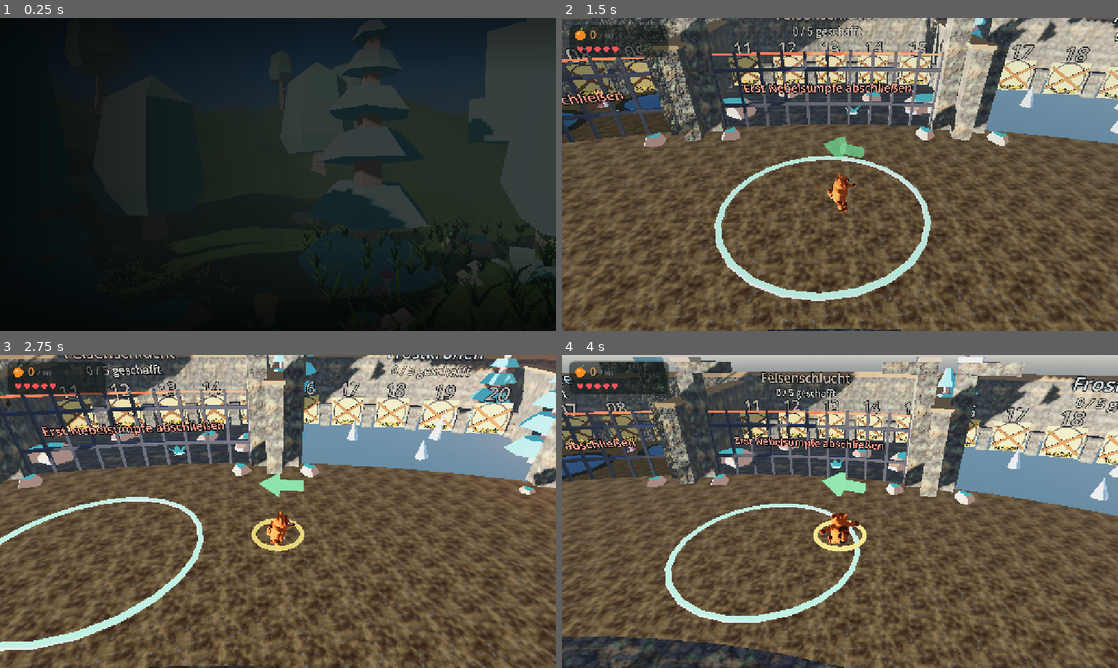
Above: before the commit, frames 1-4 (two rows, left to right).
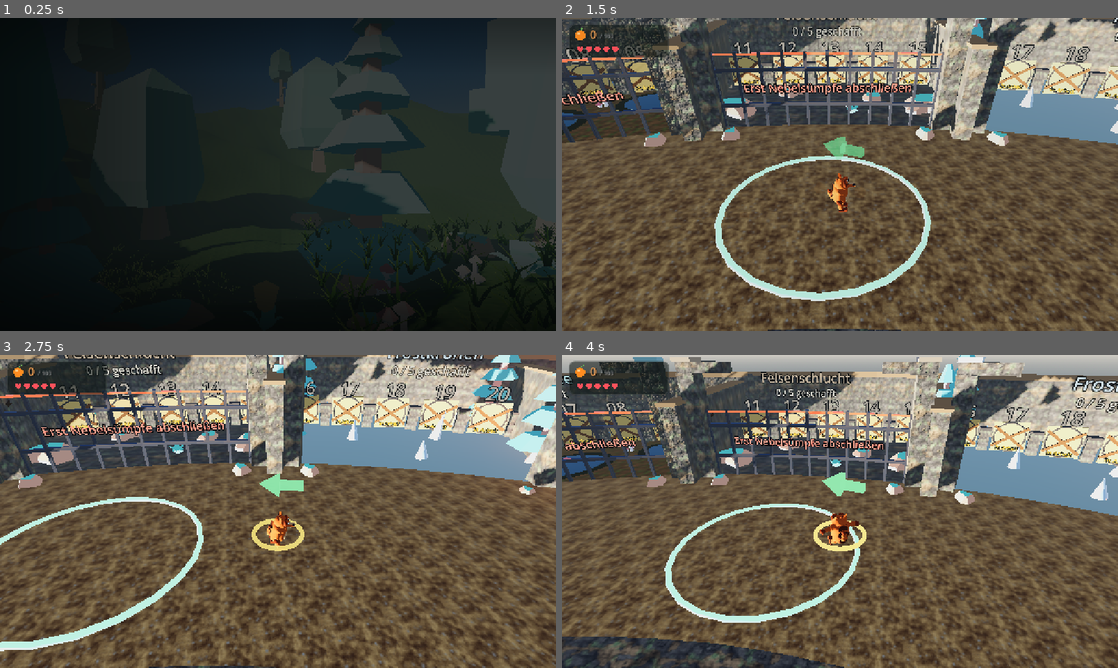
Above: after the commit, the same moments.

Repository: Phat-shot/Banooka
Game: Godot game, scene res://scenes/ui/Splash.tscn
The game is run twice, just before and just after one commit, with the same random seed, the same clock (stepped at 60 frames per second) and the same inputs.
Inputs (mouse positions are in pixels of both pictures, inside the frame that each line leads up to):
- Up to frame 1 (0.25 s): no input
- Up to frame 2 (1.5 s): tap Enter (ui_accept) at 0.5 s; move the mouse to (962, 158) at 0.52 s; hold D (move_right) 0.53-1.25 s; tap J (spin) at 0.6 s; click (962, 158) at 0.67 s; tap Space (jump) at 0.77 s; drag from (728, 190) to (812, 237) at 1.27 s
- Up to frame 3 (2.75 s): move the mouse to (333, 442) at 2.02 s; hold D (move_right) from 2.03 s (still down); tap J (spin) at 2.1 s
- Up to frame 4 (4 s): release D (move_right) at 2.75 s; drag from (812, 574) to (673, 464) at 2.77 s; move the mouse to (1006, 558) at 3.52 s; hold A (move_left) from 3.53 s (still down); tap J (spin) at 3.6 s; tap Space (jump) at 3.77 s

The runs differ from the first frame. In frame 1, 4.7% of the frame differs, in the area x 51-100%, y 1-94%; in frame 2, 0.2%; in frame 3, 1.5%; in frame 4, 0.4%.

Commit message:
Bäume auf den Boden, Gegner richtig herum, Käfer statt Marienkäfer
Drei Meldungen abgearbeitet.

Bäume hingen in der Luft: `Fremdmodelle.nimm()` skalierte fremde Modelle
zwar auf die gewünschte Höhe, setzte aber die Unterkante nie auf den
Boden. Wo der Ursprung einer fremden Datei liegt, ist nicht verlässlich –
die Gegnerfassung machte das längst richtig, die Props nicht. Jetzt beide.

Gegner liefen rückwärts: Die Modelle blicken nach +Z, das Spiel erwartet
−Z. Nachgemessen mit einer neuen Vorderansicht in der Modellschau, die
alle drei ihre Rückseite zeigen ließ. Sie bekommen jetzt eine halbe
Drehung mit.

Der Marienkäfer bleibt als Form – ein gewölbter Panzer ist genau das,
worauf man springt –, wird aber umgefärbt: bronzener Panzer statt rot,
schwarze Zeichnung bleibt. Ein Marienkäfer ist kein Gegner, den man
zertritt. Fremdmodelle können dafür jetzt einzelne Materialien über ihren
glTF-Namen umfärben; CC0 erlaubt die Änderung, sie steht in CREDITS.

Geprüft wird das ab jetzt: `level_check.gd` misst die SICHTBARE Unterkante
jedes Baums gegen den Boden darunter. Nur Bäume mit Kollision zählen –
die 58 Kronen in der Schluchtwand und der Bestand auf dem Waldboden
stecken absichtlich nicht auf festem Grund. Ergebnis Level 01: 1 von 211
auffällig (ohne fremde Modelle 2), vorher waren es dieselben Zahlen. Die
Levels 02–06 tragen ausschließlich kollisionsfreie Deko-Bäume, dort kann
die Prüfung nichts sagen.

Nebenbei in der Modellschau berichtigt: `look_at` lief vor `add_child`,
der Knoten war also noch nicht im Baum. Die bisherigen Bilder klappten nur
zufällig, weil die Standarddrehung passte; die neue Vorderansicht zeigte
ins Leere. Außerdem steht die Kamera jetzt nah genug, dass man etwas
erkennt, und `MODELLSCHAU_NUR` grenzt auf einzelne Modelle ein.

Co-Authored-By: Claude Opus 5 (1M context) <noreply@anthropic.com>

Diff:
--- a/scenes/enemies/gegner.gd
+++ b/scenes/enemies/gegner.gd
@@ -112,7 +112,8 @@
 
 ## Datei und Zielgröße eines mitgelieferten Modells für diesen Gegner,
 ## z. B. {"datei": "kroete", "groesse": 1.1}. Leer = nur die eigene Optik.
-## Mit {"nach_hoehe": true} zählt die Höhe statt der größten Achse.
+## Mit {"nach_hoehe": true} zählt die Höhe statt der größten Achse,
+## {"drehung": PI} dreht das Modell, {"farben": {...}} färbt Materialien um.
 func fremdmodell() -> Dictionary:
 	return {}
 
@@ -129,7 +130,9 @@
 		return
 	var figur := Fremdmodelle.gegner(String(angabe.get("datei", "")),
 			float(angabe.get("groesse", 1.0)),
-			bool(angabe.get("nach_hoehe", false)))
+			bool(angabe.get("nach_hoehe", false)),
+			float(angabe.get("drehung", 0.0)),
+			angabe.get("farben", {}) as Dictionary)
 	if figur == null:
 		return
 	for kind in modell.get_children():
--- a/scenes/enemies/panzerkaefer.gd
+++ b/scenes/enemies/panzerkaefer.gd
@@ -38,7 +38,15 @@
 ## Mitgeliefertes Modell für diesen Gegner.
 ## Marienkäfer von Exceptional_3D – roter Panzer, gut lesbar von oben.
 func fremdmodell() -> Dictionary:
-	return {"datei": "kaefer", "groesse": 1.30}
+	# Die Form stimmt – ein gewölbter Panzer ist genau das, worauf man
+	# springt. Die Farbe stimmte nicht: Ein Marienkäfer ist kein Gegner,
+	# den man zertritt. Der Panzer wird deshalb in warmes Bronze umgefärbt,
+	# die schwarzen Flecken bleiben als Zeichnung stehen. CC0 erlaubt das;
+	# die Änderung ist in assets/CREDITS.md vermerkt.
+	return {
+		"datei": "kaefer", "groesse": 1.30, "drehung": PI,
+		"farben": {"red": Color(0.56, 0.31, 0.07)},
+	}
 
 
 func _baue() -> void:
--- a/scenes/enemies/stelzenspinne.gd
+++ b/scenes/enemies/stelzenspinne.gd
@@ -48,7 +48,8 @@
 ## eingepasst stünde es zu tief über dem Boden – und dann fehlt die Lücke,
 ## durch die man rutschen soll.
 func fremdmodell() -> Dictionary:
-	return {"datei": "spinne", "groesse": 1.30, "nach_hoehe": true}
+	return {"datei": "spinne", "groesse": 1.30, "nach_hoehe": true,
+			"drehung": PI}
 
 
 # ---------------------------------------------------------- Optik
--- a/scenes/enemies/sumpfkroete.gd
+++ b/scenes/enemies/sumpfkroete.gd
@@ -54,7 +54,9 @@
 ## Mitgeliefertes Modell für diesen Gegner.
 ## Laubfrosch von Quaternius – flach und breit wie die eigene Kröte.
 func fremdmodell() -> Dictionary:
-	return {"datei": "kroete", "groesse": 1.15}
+	# Das Modell blickt nach +Z, das Spiel erwartet −Z – ohne die halbe
+	# Drehung hüpft die Kröte rückwärts.
+	return {"datei": "kroete", "groesse": 1.15, "drehung": PI}
 
 
 func _baue() -> void:
--- a/scripts/fremdmodelle.gd
+++ b/scripts/fremdmodelle.gd
@@ -43,12 +43,7 @@
 	if not aktiv():
 		return null
 	var pfad := _pfad(bezeichnung)
-	if not _vorrat.has(pfad):
-		_vorrat[pfad] = load(pfad) if ResourceLoader.exists(pfad) else null
-	var szene: PackedScene = _vorrat[pfad]
-	if szene == null:
-		return null
-	var knoten := szene.instantiate() as Node3D
+	var knoten := _instanz(pfad)
 	if knoten == null:
 		return null
 	if ziel_hoehe > 0.0:
@@ -63,6 +58,10 @@
 			if breite > 0.001 and breite * faktor > ziel_hoehe * 1.8:
 				faktor = ziel_hoehe * 1.8 / breite
 			knoten.scale = Vector3(faktor, faktor, faktor)
+			# Unterkante auf den Boden setzen. Ohne das hingen Bäume in der
+			# Luft oder steckten im Boden – je nachdem, wo der Ursprung der
+			# Datei liegt. Der ist bei fremden Modellen nicht verlässlich.
+			knoten.position.y = -_unterkante(pfad, knoten) * faktor
 	_beleuchtung_anpassen(knoten)
 	return knoten
 
@@ -73,21 +72,22 @@
 ## Material einmal auf normale Beleuchtung umgestellt und danach
 ## wiederverwendet – ein Wald hat hunderte Instanzen, aber nur eine Handvoll
 ## verschiedener Materialien.
-static func _beleuchtung_anpassen(knoten: Node) -> void:
+static func _beleuchtung_anpassen(knoten: Node, farben: Dictionary = {}) -> void:
 	var netz := knoten as MeshInstance3D
 	if netz != null and netz.mesh != null:
 		for i in netz.mesh.get_surface_count():
 			var roh := netz.mesh.surface_get_material(i)
-			var fertig := _angepasst(roh)
+			var fertig := _angepasst(roh, farben)
 			if fertig != null:
 				netz.set_surface_override_material(i, fertig)
 	for kind in knoten.get_children():
-		_beleuchtung_anpassen(kind)
-
-
-static func _angepasst(roh: Material) -> Material:
+		_beleuchtung_anpassen(kind, farben)
+
+
+static func _angepasst(roh: Material, farben: Dictionary = {}) -> Material:
 	if roh == null:
 		return null
+	var wunschfarbe: Variant = farben.get(roh.resource_name)
 	# ACHTUNG: Als Schlüssel diente hier einmal `get_instance_id()`. Das war
 	# falsch – Godot vergibt die IDs freigegebener Objekte neu. Ein später
 	# geladenes Modell bekam dadurch die Materialien eines früheren, und
@@ -97,6 +97,10 @@
 	var schluessel: Variant = roh.resource_path
 	if String(schluessel).is_empty():
 		schluessel = roh
+	if wunschfarbe != null:
+		# Umgefärbte Fassungen brauchen einen eigenen Platz, sonst bekäme
+		# jedes andere Modell mit demselben Material die neue Farbe.
+		schluessel = "%s#%s" % [str(schluessel), Color(wunschfarbe).to_html()]
 	if _materialien.has(schluessel):
 		return _materialien[schluessel]["fertig"]
 	var standard := roh as StandardMaterial3D
@@ -109,6 +113,8 @@
 	neu_stoff.roughness = 0.92
 	neu_stoff.metallic = 0.0
 	neu_stoff.metallic_specular = 0.12
+	if wunschfarbe != null:
+		neu_stoff.albedo_color = wunschfarbe
 	_materialien[schluessel] = {"quelle": roh, "fertig": neu_stoff}
 	return neu_stoff
 
@@ -134,8 +140,17 @@
 ## `nach_hoehe` bestimmt, worauf sich `ziel_groesse` bezieht. Vorgabe ist
 ## die größte Achse; für Gegner, unter denen man durchrutschen können muss,
 ## zählt dagegen die HÖHE – sonst duckt sich ein breites Tier zu flach.
+## `drehung` dreht das Modell um die Y-Achse. Das Spiel erwartet Figuren,
+## die nach −Z blicken; fremde Modelle schauen fast immer nach +Z und
+## laufen dann rückwärts durch die Gegend.
+##
+## `farben` färbt einzelne Materialien um, angesprochen über ihren Namen
+## aus der glTF-Datei (z. B. {"red": Color(...)}). CC0 erlaubt Änderungen –
+## so wird aus einem Marienkäfer ein Panzerkäfer, ohne die gute Form zu
+## verlieren.
 static func gegner(bezeichnung: String, ziel_groesse: float,
-		nach_hoehe: bool = false) -> Node3D:
+		nach_hoehe: bool = false, drehung: float = 0.0,
+		farben: Dictionary = {}) -> Node3D:
 	if not aktiv():
 		return null
 	var pfad := "%s/%s.glb" % [ORDNER_GEGNER, bezeichnung]
@@ -149,7 +164,8 @@
 		knoten.scale = Vector3(faktor, faktor, faktor)
 		# Füße auf den Boden: die Hülle liegt selten schon auf y = 0.
 		knoten.position.y = -_unterkante(pfad, knoten) * faktor
-	_beleuchtung_anpassen(knoten)
+	knoten.rotation.y = drehung
+	_beleuchtung_anpassen(knoten, farben)
 	return knoten
 
 
--- a/werkzeuge/level_check.gd
+++ b/werkzeuge/level_check.gd
@@ -25,7 +25,10 @@
 	for arg in OS.get_cmdline_user_args():
 		if arg.ends_with(".tscn"):
 			pfad = arg
-	print("Level: ", pfad)
+	if OS.get_environment("PRUEF_ASSETS") == "0":
+		Einstellungen.fremde_modelle = false
+	print("Level: ", pfad, "  fremde Modelle: ",
+			"an" if Einstellungen.fremde_modelle else "aus")
 	_level = load(pfad).instantiate()
 	add_child(_level)
 	# Der Aufbau läuft über mehrere Bilder (Ladebildschirm) – abwarten.
@@ -42,6 +45,7 @@
 	print("=== Level 01: geometrische Prüfung ===")
 	_pruefe_objekte("kisten", 0.5)
 	_pruefe_objekte("gegner", 0.0)
+	_pruefe_baeume()
 	_pruefe_gegner_patrouille()
 	await _pruefe_absturz()
 	print("=== %d Fehler, %d Warnungen ===" % [_fehler, _warnungen])
@@ -68,6 +72,88 @@
 			print("  steckt %.2f m im Boden: %s bei %s" % [-abstand, gruppe, str(n.global_position.snappedf(0.1))])
 			_warnungen += 1; schlecht += 1
 	print("  %s: %d geprüft, %d auffällig" % [gruppe, liste.size(), schlecht])
+
+## Prüft, ob Bäume wirklich auf dem Boden stehen.
+##
+## Anders als bei Kisten reicht der Knotenursprung hier nicht: Ein fremdes
+## Modell kann seinen Ursprung irgendwo im Geäst haben. Gemessen wird
+## deshalb die SICHTBARE Unterkante – die Hülle aller Netze in Weltmaßen.
+func _pruefe_baeume() -> void:
+	var baeume: Array[Node3D] = []
+	_sammle_baeume(_level, baeume)
+	var schlecht := 0
+	var ohne_boden := 0
+	var kulisse := 0
+	for baum in baeume:
+		# Deko-Bäume ohne Kollision stecken absichtlich in der Wandkrone
+		# oder stehen als Kulisse in der Schlucht – sie sollen gar nicht
+		# auf dem Boden stehen.
+		if not bool(baum.get("kollision")):
+			kulisse += 1
+			continue
+		# Der eigene Stamm darf den Bodenstrahl nicht abfangen.
+		var eigene: Array[RID] = []
+		for k in _alle_koerper(baum):
+			eigene.append(k)
+		var unten := _unterkante_welt(baum)
+		if unten == INF:
+			continue
+		var treffer := _boden_unter_ohne(baum.global_position, eigene)
+		if treffer.is_empty():
+			# Der Waldbestand neben dem Weg steht auf dem sichtbaren
+			# Waldboden, der keine Kollision trägt. Das ist Kulisse und
+			# kein Fehler – nur gezählt, nicht gemeldet.
+			ohne_boden += 1
+			continue
+		var abstand: float = unten - treffer["position"].y
+		if abstand > MAX_SCHWEBE:
+			print("  schwebt %.2f m: Baum bei Strecke %.0f m (unter %s, y=%.1f)"
+					% [abstand, _strecke(baum.global_position),
+					baum.get_parent().name, baum.global_position.y])
+			_warnungen += 1; schlecht += 1
+		elif abstand < -1.2:
+			print("  steckt %.2f m im Boden: Baum bei Strecke %.0f m"
+					% [-abstand, _strecke(baum.global_position)])
+			_warnungen += 1; schlecht += 1
+	print("  baeume: %d geprüft, %d auffällig (%d Kulisse in der Wand, %d auf dem Waldboden)"
+			% [baeume.size(), schlecht, kulisse, ohne_boden])
+
+
+func _sammle_baeume(wurzel: Node, hinein: Array[Node3D]) -> void:
+	for kind in wurzel.get_children():
+		if kind is Baum:
+			hinein.append(kind as Node3D)
+		else:
+			_sammle_baeume(kind, hinein)
+
+
+## Tiefster Punkt aller sichtbaren Netze in Weltmaßen.
+func _unterkante_welt(wurzel: Node) -> float:
+	var tiefster := INF
+	var netz := wurzel as MeshInstance3D
+	if netz != null and netz.mesh != null and netz.visible:
+		var kasten := netz.global_transform * netz.mesh.get_aabb()
+		tiefster = kasten.position.y
+	for kind in wurzel.get_children():
+		tiefster = minf(tiefster, _unterkante_welt(kind))
+	return tiefster
+
+
+func _alle_koerper(wurzel: Node) -> Array[RID]:
+	var liste: Array[RID] = []
+	if wurzel is CollisionObject3D:
+		liste.append((wurzel as CollisionObject3D).get_rid())
+	for kind in wurzel.get_children():
+		liste.append_array(_alle_koerper(kind))
+	return liste
+
+
+func _boden_unter_ohne(pos: Vector3, zusatz: Array[RID]) -> Dictionary:
+	var frage := PhysicsRayQueryParameters3D.create(
+			pos + Vector3.UP * 4.0, pos + Vector3.DOWN * 30.0)
+	frage.exclude = _ausschluss + zusatz
+	return _raum.intersect_ray(frage)
+
 
 func _pruefe_gegner_patrouille() -> void:
 	var schlecht := 0
--- a/werkzeuge/modellschau.gd
+++ b/werkzeuge/modellschau.gd
@@ -3,6 +3,10 @@
 ##
 ## Zum Beurteilen fremder Assets, bevor sie ins Spiel wandern:
 ##   MODELLSCHAU=assets/modelle/gegner godot --path . res://werkzeuge/Modellschau.tscn
+##
+## MODELLSCHAU_NUR=a,b   nur diese Modelle zeigen
+## MODELLSCHAU_VORNE=1   von vorn zeigen (Spielkonvention: Figur schaut -Z).
+##                       Wer dabei sein Gesicht zeigt, ist richtig gedreht.
 ##
 ## Jedes Modell wird auf eine gemeinsame Höhe eingepasst, damit sich die
 ## Silhouetten vergleichen lassen, und mit seinem Namen beschriftet.
@@ -19,6 +23,15 @@
 
 	_licht()
 	var namen := _dateien(pfad)
+	var nur := OS.get_environment("MODELLSCHAU_NUR")
+	if not nur.is_empty():
+		var erlaubt := nur.split(",")
+		var gefiltert := PackedStringArray()
+		for n in namen:
+			for e in erlaubt:
+				if n.get_basename() == e.strip_edges():
+					gefiltert.append(n)
+		namen = gefiltert
 	print("Modellschau: %d Modelle aus %s" % [namen.size(), pfad])
 
 	var x := -(float(namen.size()) - 1.0) * ABSTAND * 0.5
@@ -48,9 +61,15 @@
 	_boden(float(namen.size()) * ABSTAND + 2.0)
 	var kamera := Camera3D.new()
 	kamera.fov = 45.0
-	kamera.position = Vector3(0.0, 1.5, float(namen.size()) * ABSTAND * 1.1 + 2.0)
+	# Abstand so, dass die Reihe das Bild füllt – vorher stand die Kamera
+	# viel zu weit weg und alles war briefmarkengroß.
+	var spanne := maxf(float(namen.size()) * ABSTAND, 2.0)
+	var weg := spanne * 0.62 + 1.8
+	var vorne := OS.get_environment("MODELLSCHAU_VORNE") == "1"
+	kamera.position = Vector3(0.0, 1.1, -weg if vorne else weg)
+	add_child(kamera)
+	# Erst einhängen, dann ausrichten: `look_at` braucht den Knoten im Baum.
 	kamera.look_at(Vector3(0.0, 0.7, 0.0), Vector3.UP)
-	add_child(kamera)
 	kamera.current = true
 
 	for f in 30:
Binary file added: assets/modelle/gegner/gegner_gross_Atlas.png
Not shown, added: assets/modelle/gegner/gegner_gross_Atlas.png.import
Binary file added: assets/modelle/gegner/gegner_klein_Atlas.png
Not shown, added: assets/modelle/gegner/gegner_klein_Atlas.png.import
Not shown, changed: assets/CREDITS.md
